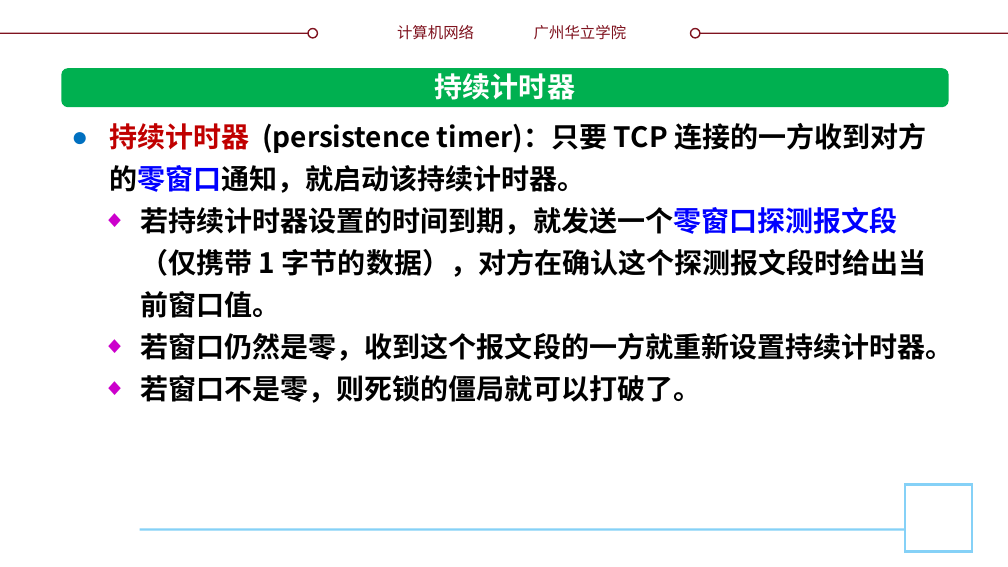
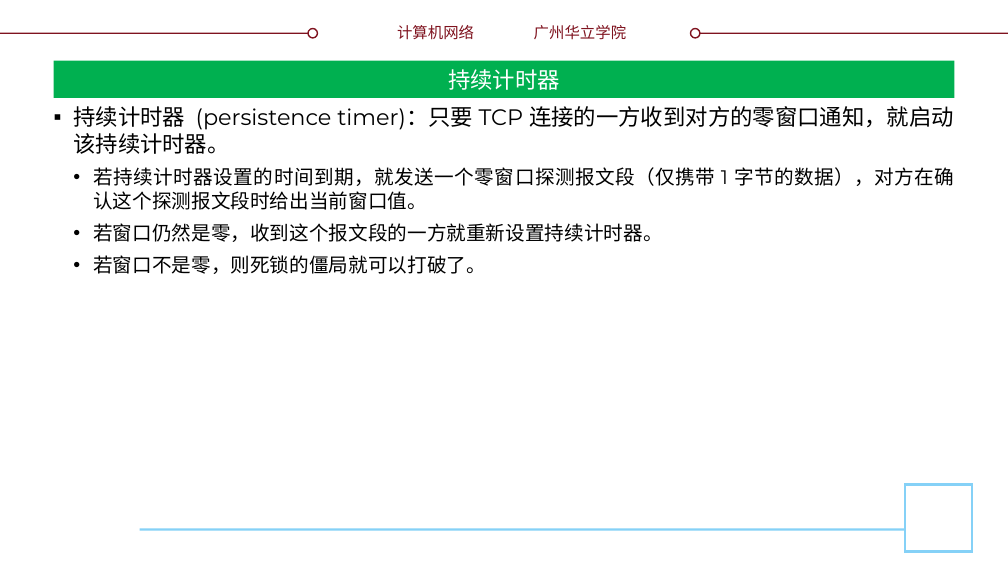
Before and after one commit to glplaman/glplaman.github.io, a slide deck: slide 124 of network/ppt/chap5.pptx. Drawn at 1008x567 pixels with LibreOffice and Linux fonts; fonts in the diff are those of the drawing; background and template pictures are left out. Boxes give left, top, right and bottom in pixels: in the first picture for what was removed or moved away, otherwise in the second. Text is boxed around its words. In the diff, an @@ line names an element or a change of style, - is before the commit and + after.

```diff
--- a/network/ppt/chap5.pptx
+++ b/network/ppt/chap5.pptx
@@ title "持续计时器": place and size @@
-title "持续计时器" at box(435, 73, 575, 100)
+title "持续计时器" at box(53, 60, 955, 98)
@@ title "持续计时器" at box(53, 60, 955, 98): size 20 to 16 pt, font Noto Sans CJK SC to Montserrat, bold off; vertical alignment top to middle; fill none to #00B050 @@
@@ rounded rectangle removed at box(61, 69, 949, 108) @@
@@ text "持续计时器 (persistence timer)：只要 TCP 连接的一方收到对方的零窗口通知，就启动该持续计时器。": place and size @@
-text "持续计时器 (persistence timer)：只要 TCP 连接的一方收到对方的零窗口通知，就启动该持续计时器。" at box(109, 123, 953, 403)
+text "持续计时器 (persistence timer)：只要 TCP 连接的一方收到对方的零窗口通知，就启动该持续计时器。" at box(73, 106, 954, 274)
@@ text "持续计时器 (persistence timer)：只要 TCP 连接的一方收到对方的零窗口通知，就启动该持续计时器。" at box(73, 106, 954, 274): size 20 to 16 pt in "持续计时器 (persistence timer)：只要 TCP 连接的一方收到对方的零窗口通知，就启动该持续计时器。"; font Noto Sans CJK SC to Montserrat, bold off; text colour #C00000 to #000000 in "持续计时器"; text colour #0000FF to #000000 in "连接的一方收到对方的零窗口通知，就启动该持续计时器。", "若持续计时器设置的时间到期，就发送一个零窗口探测报文段（仅携带"; size 20 to 14 pt in "若持续计时器设置的时间到期，就发送一个零窗口探测报文段（仅携带 1 字节的数据），对方在确认这个探测报文段时给出当前窗口 ...", "若窗口仍然是零，收到这个报文段的一方就重新设置持续计时器。", "若窗口不是零，则死锁的僵局就可以打破了。"; alignment left to justified; bullet ● to ▪; line spacing 30pt to 1; more space between paragraphs; bullet ◆ to • @@
```
Also in this commit, not shown: 11 other slides changed, 3 other files.
